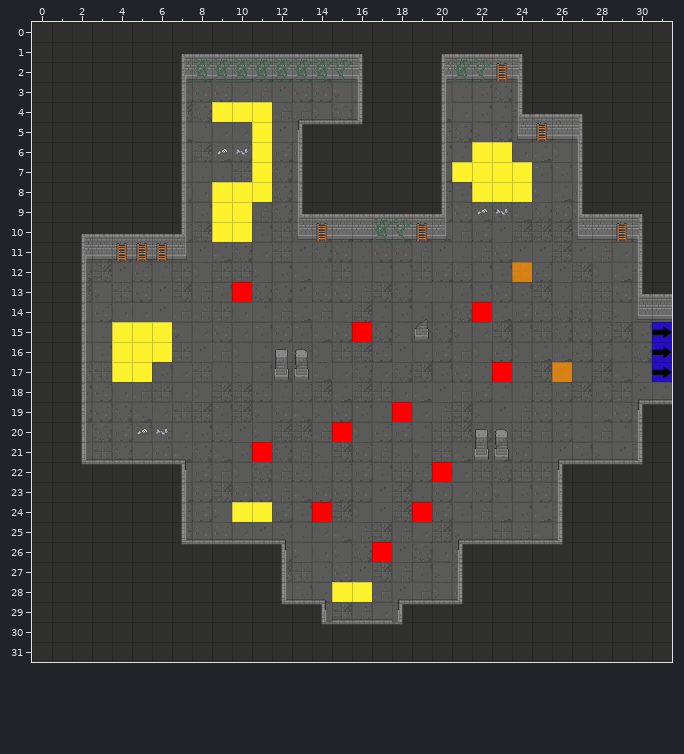
Tiled map, stored at GrupaTNT/Assets/Resources/RoomData/ROOM_1_E_3.tmx. The first picture shows the starting point.
Cells are 32x32 px. Shown: x 0..31, y 0..31.
After the commit:
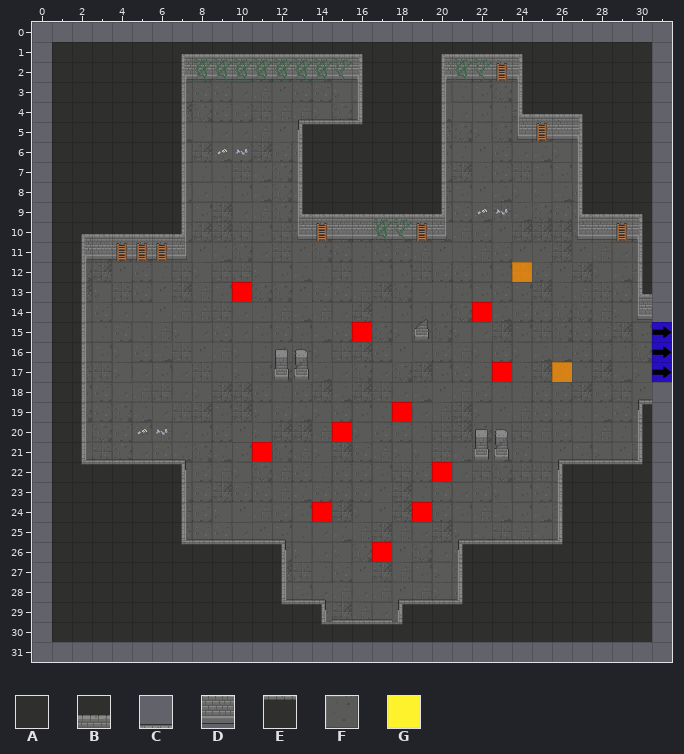
Key: from "Dungeon_Tileset_2": A 17, B 33, C 36, D 49, E 52, F 88; from "flags": G 9.
_ is an empty cell, # one hidden under a higher layer, . an unchanged one.
The edit:
--- layer "Floor"
@@ x 14..18 @@
- 0 #####
+ 0 _____
@@ x 0..31 @@
-14 #..............................F
-15 #...............................
-16 #...............................
-17 #...............................
-18 #..............................F
+14 _.............................._
+15 _...............................
+16 _...............................
+17 _...............................
+18 _.............................._
@@ x 14..18 @@
-31 #####
+31 _____
--- layer "Walls"
@@ x 0..31 @@
- 0 AAAAAAAAAAAAAAAAAAAAAAAAAAAAAAAA
- 1 A..............................A
- 2 A..............................A
- 3 A..............................A
- 4 A..............................A
- 5 A..............................A
- 6 A..............................A
- 7 A..............................A
- 8 A..............................A
- 9 A..............................A
-10 A..............................A
-11 A..............................A
-12 A..............................A
-13 A..............................B
-14 A..............................D
-15 A...............................
-16 A...............................
-17 A...............................
-18 A..............................C
-19 A..............................E
-20 A..............................A
-21 A..............................A
-22 A..............................A
-23 A..............................A
-24 A..............................A
-25 A..............................A
-26 A..............................A
-27 A..............................A
-28 A..............................A
-29 A..............................A
-30 A..............................A
-31 AAAAAAAAAAAAAAAAAAAAAAAAAAAAAAAA
+ 0 ________________________________
+ 1 _.............................._
+ 2 _.............................._
+ 3 _.............................._
+ 4 _.............................._
+ 5 _.............................._
+ 6 _.............................._
+ 7 _.............................._
+ 8 _.............................._
+ 9 _.............................._
+10 _.............................._
+11 _.............................._
+12 _.............................._
+13 _.............................._
+14 _.............................._
+15 _...............................
+16 _...............................
+17 _...............................
+18 _.............................._
+19 _.............................._
+20 _.............................._
+21 _.............................._
+22 _.............................._
+23 _.............................._
+24 _.............................._
+25 _.............................._
+26 _.............................._
+27 _.............................._
+28 _.............................._
+29 _.............................._
+30 _.............................._
+31 ________________________________
--- layer "Flags"
@@ x 9..24 @@
- 4 GGG.............
- 5 ..G.............
- 6 ..G..........GG.
- 7 ..G.........GGGG
- 8 GGG..........GGG
- 9 GG..............
-10 GG..............
+ 4 ___.............
+ 5 .._.............
+ 6 .._..........__.
+ 7 .._.........____
+ 8 ___..........___
+ 9 __..............
+10 __..............
@@ x 4..6 @@
-15 GGG
-16 GGG
-17 GG.
+15 ___
+16 ___
+17 __.
@@ x 10..11 @@
-24 GG
+24 __
@@ x 15..16 @@
-28 GG
+28 __
